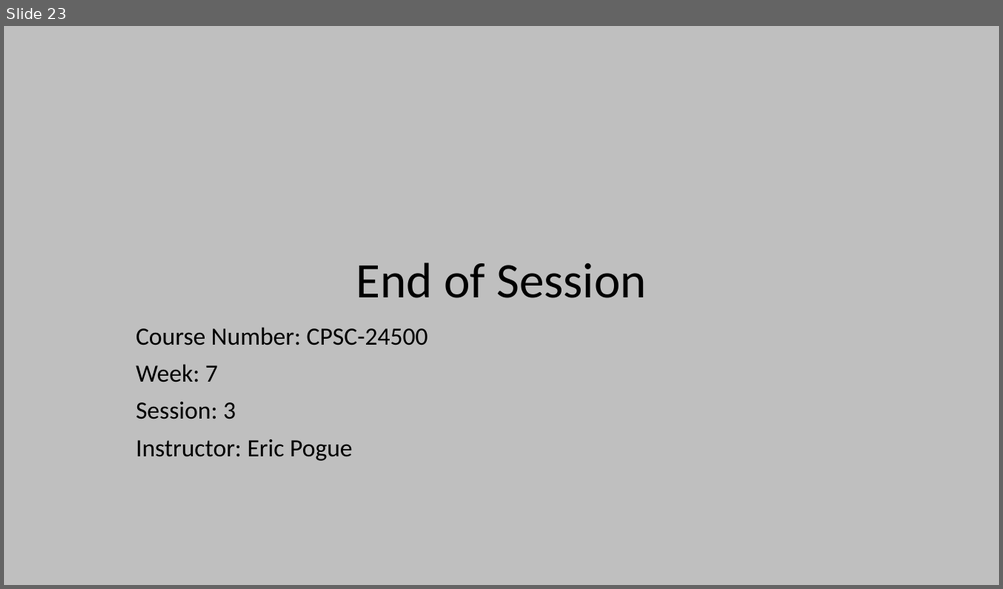
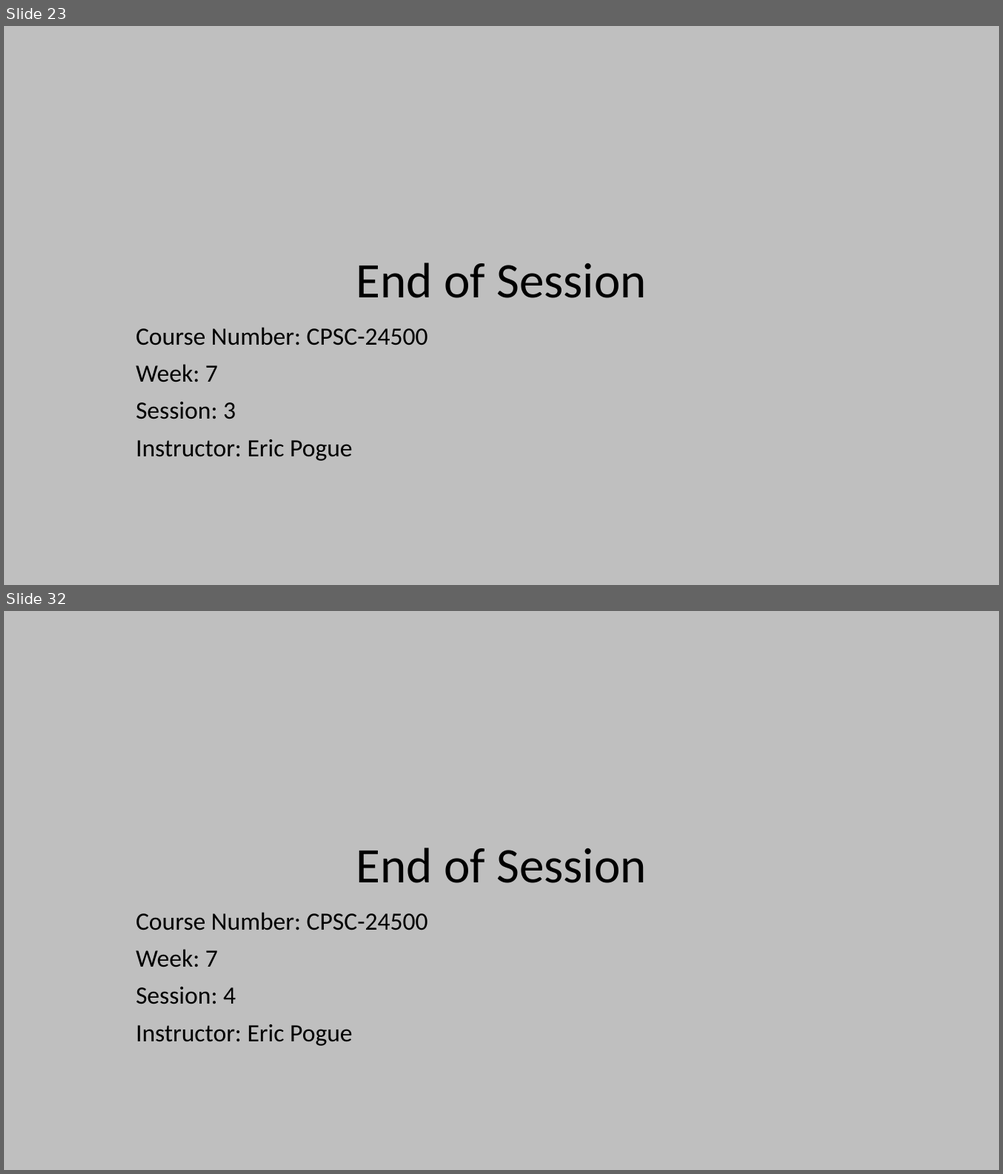
Before and after one commit to EricJPogue/www-epogue-info, a slide deck: CPSC-24500/Week07/2017SpringW07Slides.pptx. Shown one above the other, each under a label of ours: slide 23 before the commit, slides 23 and 32 after it; the slides between them are not shown. The pictures are 1003x589 and 1003x1174 pixels, drawn with LibreOffice and Linux fonts; fonts in the diff are those of the drawing. Boxes give left, top, right and bottom in pixels: in the first picture for what was removed or moved away, otherwise in the second. Text is boxed around its words. In the diff, an @@ line names an element or a change of style, - is before the commit and + after.

```diff
--- a/CPSC-24500/Week07/2017SpringW07Slides.pptx
+++ b/CPSC-24500/Week07/2017SpringW07Slides.pptx
@@ slide 32 added at box(4, 611, 999, 1170), background #BFBFBF @@
@@ title added at box(356, 848, 646, 883), 48 pt, text #000000 @@
+End of Session
@@ subtitle added at box(136, 912, 428, 1046), 24 pt, text #000000 @@
+Course Number: CPSC-24500
+Week: 7
+Session: 4
+Instructor: Eric Pogue
```
Also in this commit, not shown: 8 other slides added, 3 other files.
